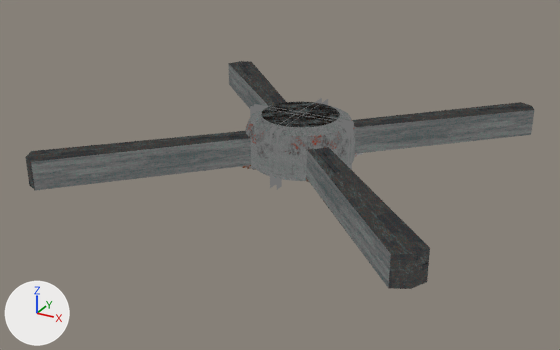
Before and after pictures for a commit that changed the Blender file models/blend/halle.blend.
Both versions are drawn from a camera (50 mm lens) standing at (43.2, -83.9, 39.3) and looking at (-1.5, -2.8, -1.3). The axes (+X, +Y, +Z) are drawn at lower left. The lights are the same throughout. The picture after the commit comes second.

Before the edit, the objects in view are built like this:
```python
me_cylinder = bpy.data.meshes.new('Cylinder')
me_cylinder.from_pydata(...)  # 428 vertices, 368 faces; spans x -25.0..25.0, y -25.0..25.0, z -1.2..6.6
me_cylinder.materials.append(mat_material_001)
ob_cylinder = bpy.data.objects.new('Cylinder', me_cylinder)
ob_cylinder.location = (0.0, 0.0, 0.0)
```
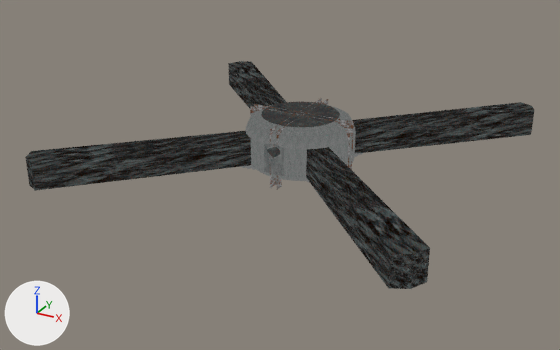
Location of each change, [x1, y1, x2, y2] in pixels of the pictures (560 x 350 px):
part 1 of me_cylinder, reshaped
    both: [264, 131, 286, 190]
part 2 of me_cylinder, surface changed (grey to black)
    both: [26, 61, 534, 289]

Patch to the scene script:
```diff
--- a/models/blend/halle.blend.py
+++ b/models/blend/halle.blend.py
@@ me_cylinder @@
 # used by ob_cylinder; location = (0.0, 0.0, 0.0)
-me_cylinder.from_pydata(...)  # 428 vertices, 368 faces; spans x -25.0..25.0, y -25.0..25.0, z -1.2..6.6
+me_cylinder.from_pydata(...)  # 480 vertices, 408 faces; spans x -25.0..25.0, y -25.0..25.0, z -1.2..6.6
+# me_cylinder part 1
+# 5 vertices are removed from x -0.5..0.5, y -7.2..-5.9, z 4.1..4.5
+# 11 faces are deleted
+# 51 vertices are added at x -5.0..1.1, y -7.2..1.0, z -1.2..5.1
+# 6 new vertices lie (2.0, 0.0, 0.0) away from vertices in x -5.0..-1.0, y -5.1..1.0, z -1.2..-0.2
+# 51 new faces join them
+# me_cylinder part 2: 357 kept faces spanning x -25.0..25.0, y -25.0..25.0, z -1.2..6.6 get new texture (UV) coordinates
 me_cylinder.materials.append(mat_material_001)
```
